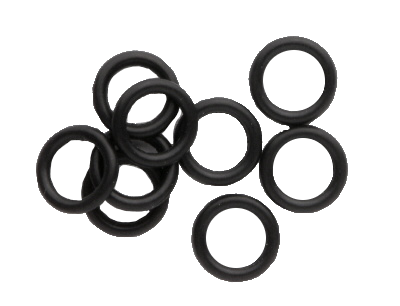
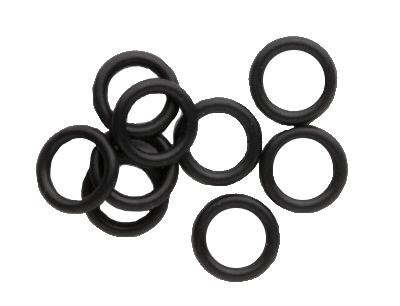
Comparing the layer stacks of the two w=400, h=306 images. Changes:
painted on "O-Ring.jpg" over <box>58,125,295,151</box>
